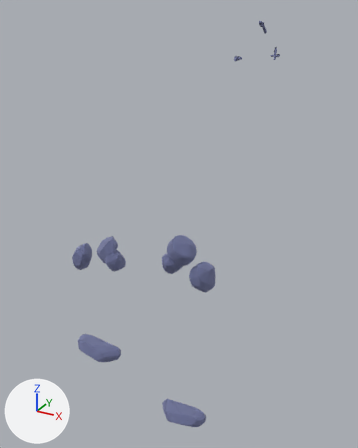
Before and after pictures for a commit that changed the glTF model godot/assets/juggling/juggling.glb.
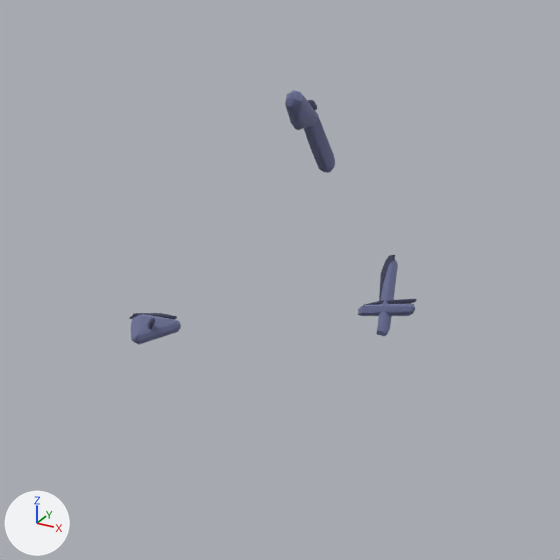
There are two pictures of each version: one whole from a 50 mm camera at (0.971, -2.428, 2.338) aimed at (-0.003, -0.656, 1.452), one close up on the part from 60% to 85% of the width and 1% to 21% of the height. Arrows for +X, +Y and +Z are at lower left; the lights stay in place. The first two pictures are the older version. Where no turn or scale is listed for an object, it has been applied to the vertices.

In view in the first close-up: 'R_hand_pistol', 'R_hand_rifle', 'R_hand_sword'.
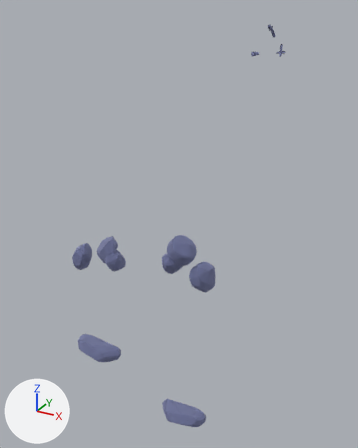
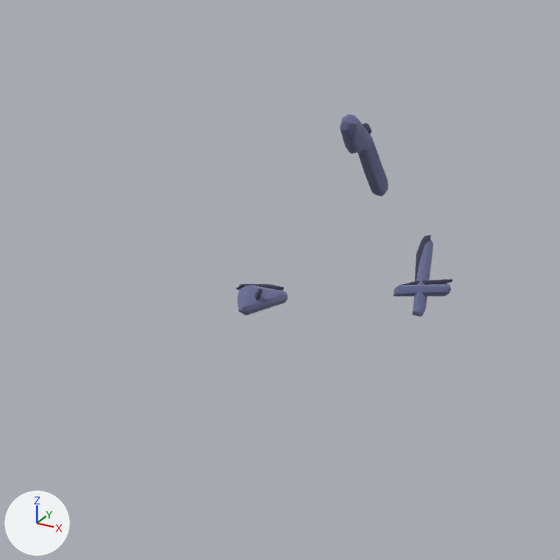
Location of each change, (x1, y1, x2, y2) in pixels of the close-ups (560 x 560 px):
'R_hand_rifle', moved: before (285, 90, 335, 173); after (340, 114, 388, 196)
'R_hand_sword', moved: before (358, 255, 417, 336); after (393, 235, 453, 317)
'R_hand_pistol', moved: before (130, 313, 181, 345); after (236, 284, 288, 315)

The change, as a list of edits to the scene's bpy script:
```text
Change ob_r_hand_pistol:
    ob_r_hand_pistol.location: (0.0402, -0.4363, 1.9835) -> (0.1076, -0.4085, 2.0035)
Change ob_r_hand_sword:
    ob_r_hand_sword.location: (0.1442, -0.3729, 2.0017) -> (0.1645, -0.3605, 2.0145)
Change ob_r_hand_rifle:
    ob_r_hand_rifle.location: (-0.0399, -0.3521, 2.0521) -> (0.0026, -0.3571, 2.0378)
```
